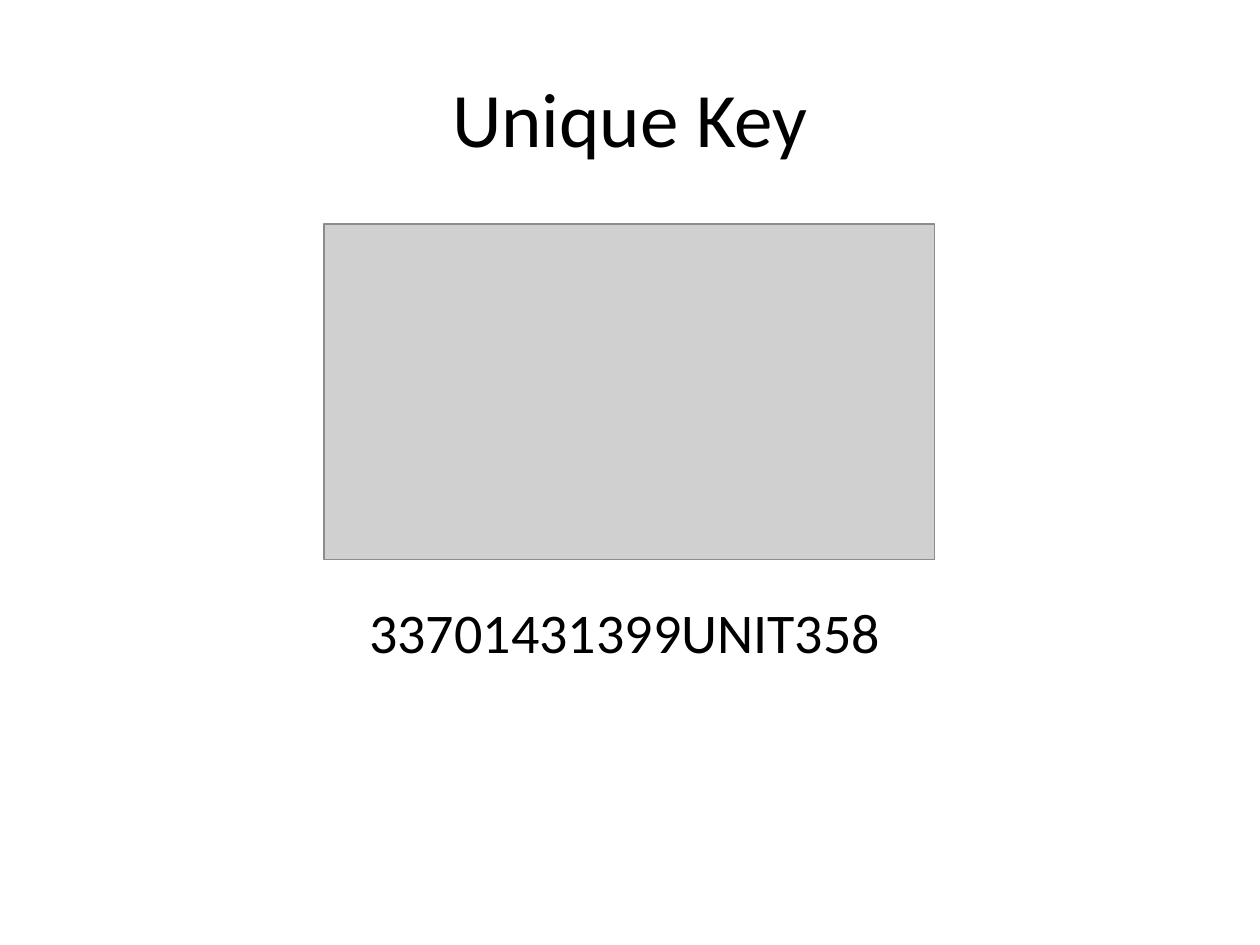
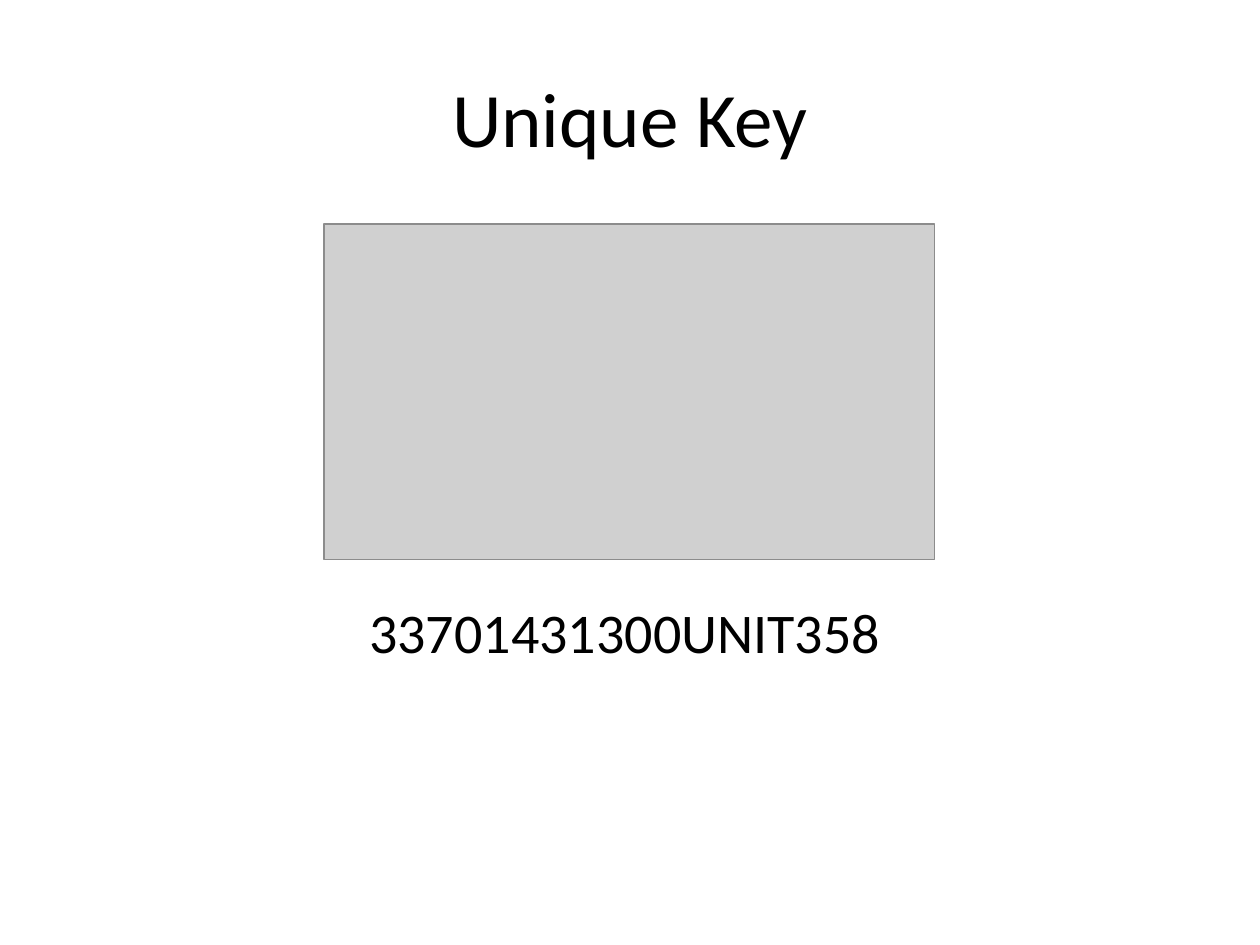
Before and after one commit to brianlong/street_address, a slide deck: slide 11 of presentations/street_addresses.pptx. Drawn at 1260x945 pixels with LibreOffice and Linux fonts; fonts in the diff are those of the drawing; grey boxes stand for pictures. Boxes give left, top, right and bottom in pixels: in the first picture for what was removed or moved away, otherwise in the second. Text is boxed around its words. In the diff, an @@ line names an element or a change of style, - is before the commit and + after.

```diff
--- a/presentations/street_addresses.pptx
+++ b/presentations/street_addresses.pptx
@@ text at [369, 614, 880, 654]: text changed @@
-33701431399UNIT358
+33701431300UNIT358
```
Also in this commit, not shown: 3 other slides changed, 1 other file.
